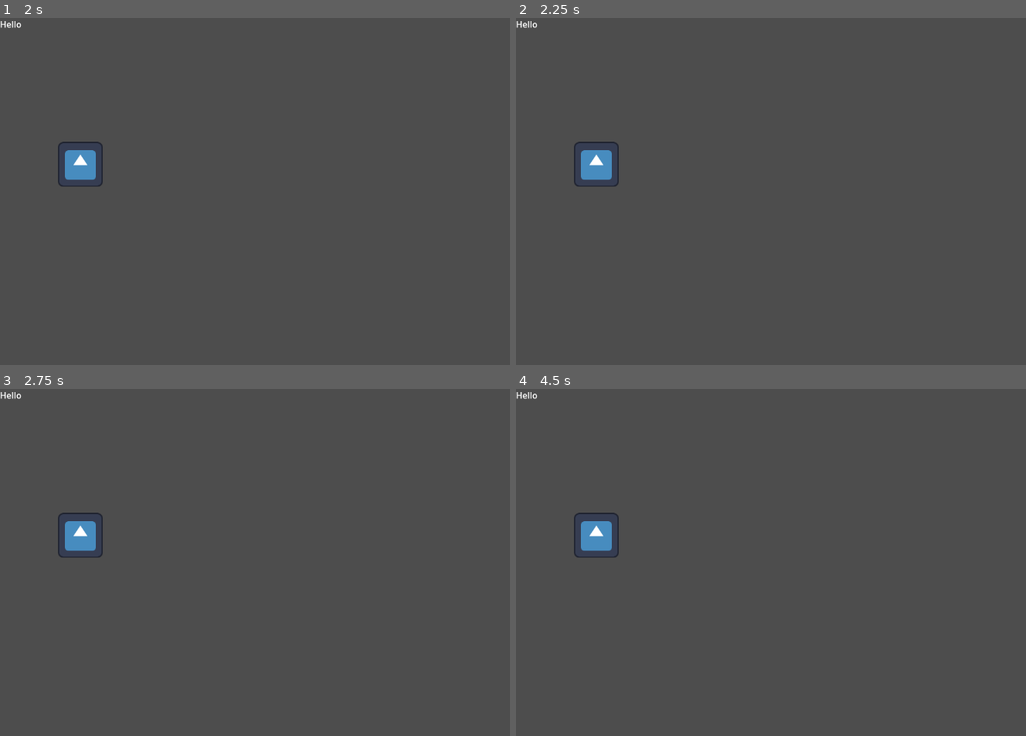
Above: before the commit, frames 1-4 (two rows, left to right).
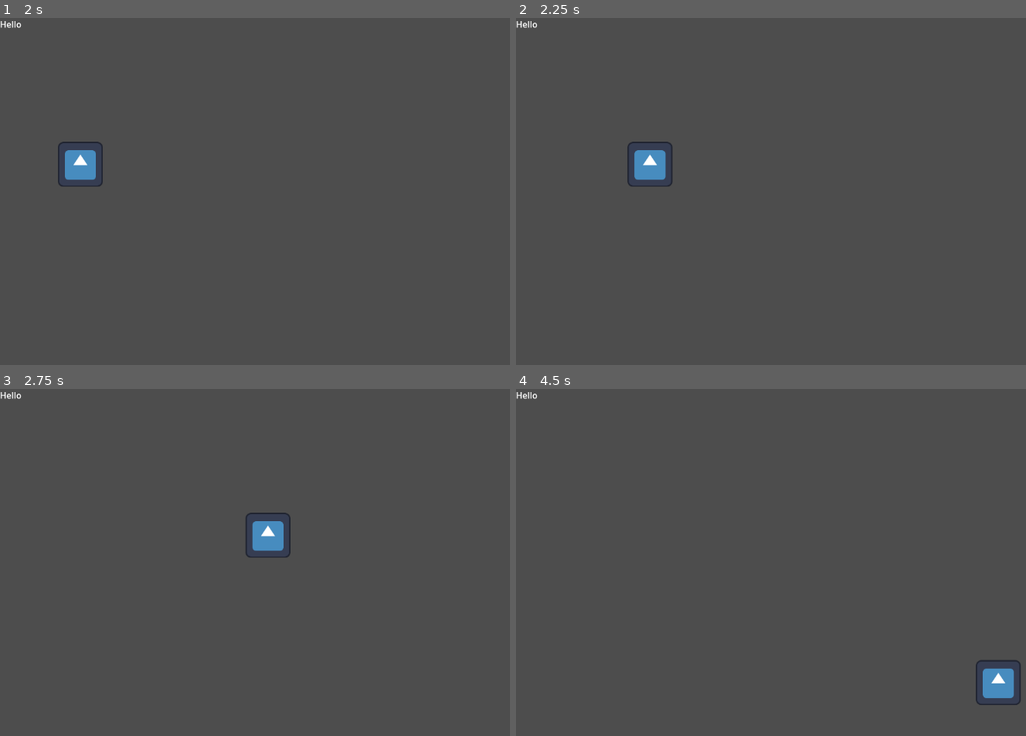
Above: after the commit, the same moments.

Repository: gmuGADIG/King-Fisher
Game: Godot game, scene res://ui/main_menu/main_menu.tscn
The game is run twice, just before and just after one commit, with the same random seed, the same clock (stepped at 60 frames per second) and the same inputs. The engine's default icon, where the game draws it, is replaced by a stand-in: a white triangle on a blue panel in a dark square.
Inputs (mouse positions are in pixels of both pictures, inside the frame that each line leads up to):
- Up to frame 1 (2 s): click (290, 219) at 0.52 s; type "12" at 0.6 s; click (40, 358) at 0.75 s; type "Alex" at 0.83 s; click "Host" at 1.25 s
- Up to frame 2 (2.25 s): tap Enter at 2 s; hold D (move_right, bound only after the commit) from 2.03 s (still down)
- Up to frame 3 (2.75 s): keep holding D (move_right, bound only after the commit)
- Up to frame 4 (4.5 s): release D (move_right, bound only after the commit) at 2.78 s; hold S (move_down, bound only after the commit) 2.78-3.53 s; hold D (move_right, bound only after the commit) 3.53-4.28 s; hold W (move_up, bound only after the commit) from 4.28 s (still down)

Frame 1 is identical in both runs. In frame 2, 1.4% of the frame differs, in the area x 11-31%, y 35-49%; in frame 3, 1.4%; in frame 4, 1.4%.
Error before the commit: Out of bounds get index '1' (on base: 'Array[int]') (res://temp/temp_lobby/temp_lobby.gd:6)

Commit message:
Create Player on join

Diff:
--- a/project.godot
+++ b/project.godot
@@ -25,6 +25,29 @@
 "res://temp/": "gray"
 }
 
+[input]
+
+move_left={
+"deadzone": 0.2,
+"events": [Object(InputEventKey,"resource_local_to_scene":false,"resource_name":"","device":-1,"window_id":0,"alt_pressed":false,"shift_pressed":false,"ctrl_pressed":false,"meta_pressed":false,"pressed":false,"keycode":0,"physical_keycode":65,"key_label":0,"unicode":97,"location":0,"echo":false,"script":null)
+]
+}
+move_right={
+"deadzone": 0.2,
+"events": [Object(InputEventKey,"resource_local_to_scene":false,"resource_name":"","device":-1,"window_id":0,"alt_pressed":false,"shift_pressed":false,"ctrl_pressed":false,"meta_pressed":false,"pressed":false,"keycode":0,"physical_keycode":68,"key_label":0,"unicode":100,"location":0,"echo":false,"script":null)
+]
+}
+move_up={
+"deadzone": 0.2,
+"events": [Object(InputEventKey,"resource_local_to_scene":false,"resource_name":"","device":-1,"window_id":0,"alt_pressed":false,"shift_pressed":false,"ctrl_pressed":false,"meta_pressed":false,"pressed":false,"keycode":0,"physical_keycode":87,"key_label":0,"unicode":119,"location":0,"echo":false,"script":null)
+]
+}
+move_down={
+"deadzone": 0.2,
+"events": [Object(InputEventKey,"resource_local_to_scene":false,"resource_name":"","device":-1,"window_id":0,"alt_pressed":false,"shift_pressed":false,"ctrl_pressed":false,"meta_pressed":false,"pressed":false,"keycode":0,"physical_keycode":83,"key_label":0,"unicode":115,"location":0,"echo":false,"script":null)
+]
+}
+
 [rendering]
 
 renderer/rendering_method="gl_compatibility"
--- a/systems/multiplayer.gd
+++ b/systems/multiplayer.gd
@@ -5,7 +5,10 @@
 const PORT = 25575
 const MAX_CLIENTS = 3
 
-var player_list: Array[int] = []
+
+var allow_connections : bool = true
+
+var player_list: Dictionary[int,String] = {}
 
 
 func _ready() -> void:
@@ -13,7 +16,7 @@
 
 func _on_peer_connected(id: int) -> void:
 	print("peer connected")
-	player_list.push_back(id)
+	player_list.set(id,"Player")
 	new_player.emit(id)
 
 	if multiplayer.is_server():
@@ -23,7 +26,7 @@
 func learn_players(new_player_list: Array[int]) -> void:
 	for player in new_player_list:
 		if not player in player_list:
-			player_list.push_back(player)
+			player_list.set(player,"Player")
 			new_player.emit(player)
 
 
--- a/temp/temp_lobby/temp_lobby.gd
+++ b/temp/temp_lobby/temp_lobby.gd
@@ -1,9 +1,14 @@
 extends Node2D
 
 func _ready() -> void:
+	Multiplayer.new_player.connect(on_player_join)
 	if multiplayer.is_server():
 		spawn_player.rpc(1, Color.WHITE, Vector2(150, randf_range(100, 500)), 1)
-		spawn_player.rpc(Multiplayer.player_list[1], Color.YELLOW, Vector2(800, randf_range(100, 500)), -1)
+		#spawn_player.rpc(Multiplayer.player_list[0], Color.YELLOW, Vector2(800, randf_range(100, 500)), -1)
+
+func on_player_join(id : int) -> void:
+	spawn_player(id, Color.YELLOW, Vector2(150, randf_range(100, 500)), -1)
+	pass
 
 @rpc("reliable", "call_local")
 func spawn_player(id: int, color: Color, pos: Vector2, punch_dir: float) -> void:
